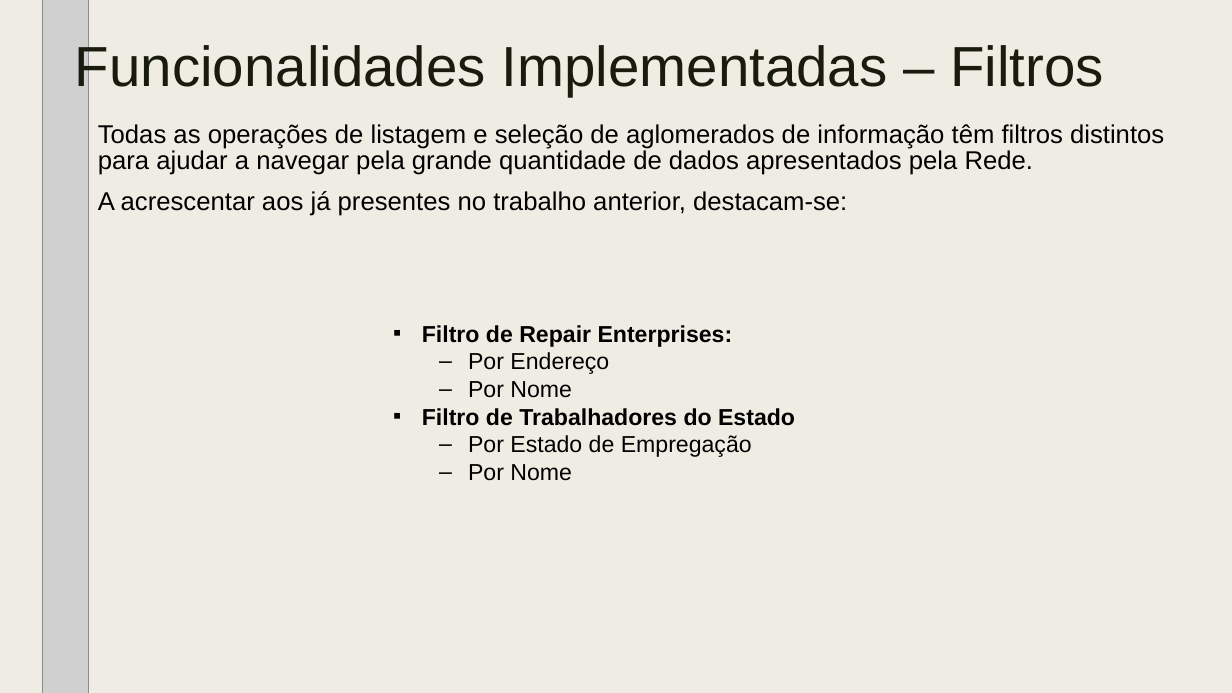
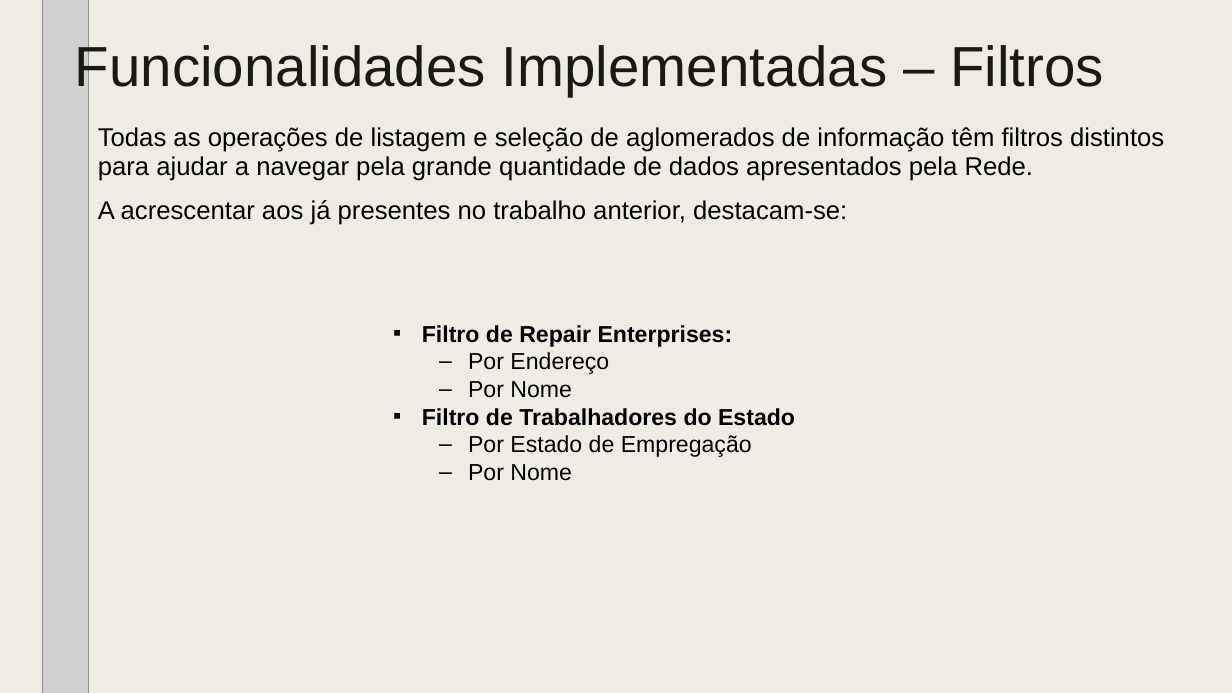
Before and after one commit to tiagodusilva/FEUP-AEDA-Proj1, a slide deck: slide 6 of AEDA_-_Cartao_Museus_de_Portugal_parte_2.pptx. Drawn at 1232x693 pixels with LibreOffice and Linux fonts; fonts in the diff are those of the drawing; grey boxes stand for pictures. Boxes give left, top, right and bottom in pixels: in the first picture for what was removed or moved away, otherwise in the second. Text is boxed around its words. In the diff, an @@ line names an element or a change of style, - is before the commit and + after.

```diff
--- a/AEDA_-_Cartao_Museus_de_Portugal_parte_2.pptx
+++ b/AEDA_-_Cartao_Museus_de_Portugal_parte_2.pptx
@@ text "Todas as operações de listagem ..." at box(98, 127, 1164, 225): line spacing 0.84 to 0.94 @@
```
Also in this commit, not shown: 3 other slides changed.
